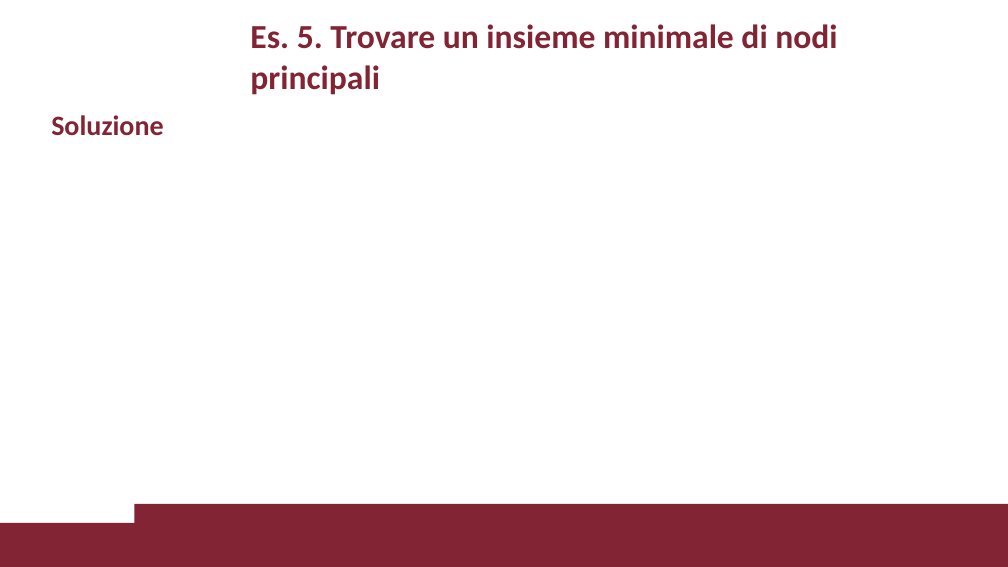
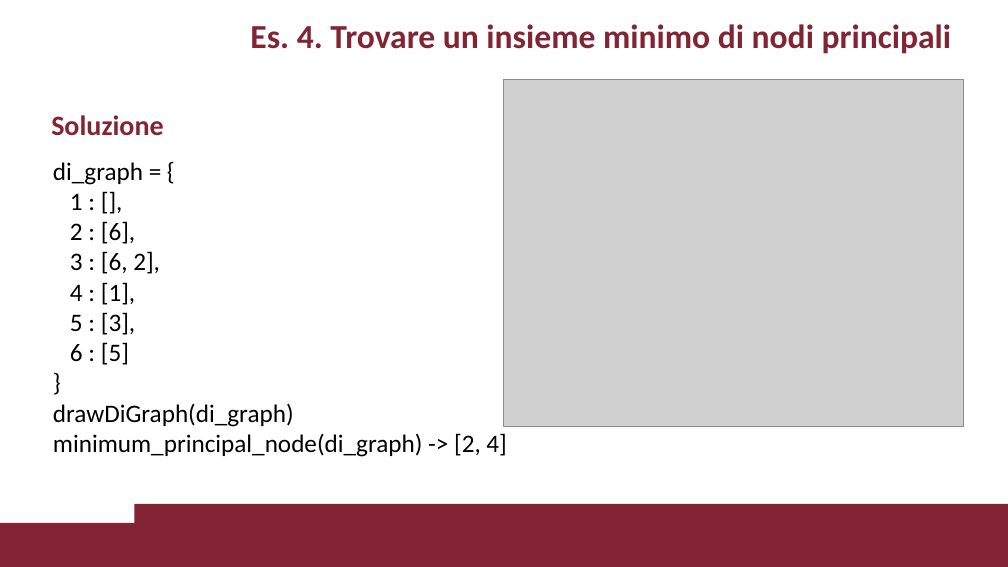
Before and after one commit to VincenzoImp/PDA, a slide deck: slide 20 of Esercitazione1/Esercitazione1.pptx (slide 19 before the commit). Drawn at 1008x567 pixels with LibreOffice and Linux fonts; fonts in the diff are those of the drawing; grey boxes stand for pictures; background and template pictures are left out. Boxes give left, top, right and bottom in pixels: in the first picture for what was removed or moved away, otherwise in the second. Text is boxed around its words. In the diff, an @@ line names an element or a change of style, - is before the commit and + after.

```diff
--- a/Esercitazione1/Esercitazione1.pptx
+++ b/Esercitazione1/Esercitazione1.pptx
@@ title at <box>250,24,952,54</box>: text changed @@
-Es. 5. Trovare un insieme minimale di nodi principali
+Es. 4. Trovare un insieme minimo di nodi principali
@@ picture added at <box>503,80,964,427</box> @@
@@ text added at <box>53,162,506,457</box>, 18 pt, text #000000 @@
+di_graph = {
+1 : [],
+2 : [6],
+3 : [6, 2],
+4 : [1],
+5 : [3],
+6 : [5]
+}
+drawDiGraph(di_graph)
+minimum_principal_node(di_graph) -> [2, 4]
```
Also in this commit, not shown: 10 other slides changed, 5 slides added, 4 slides removed, 2 other files.
